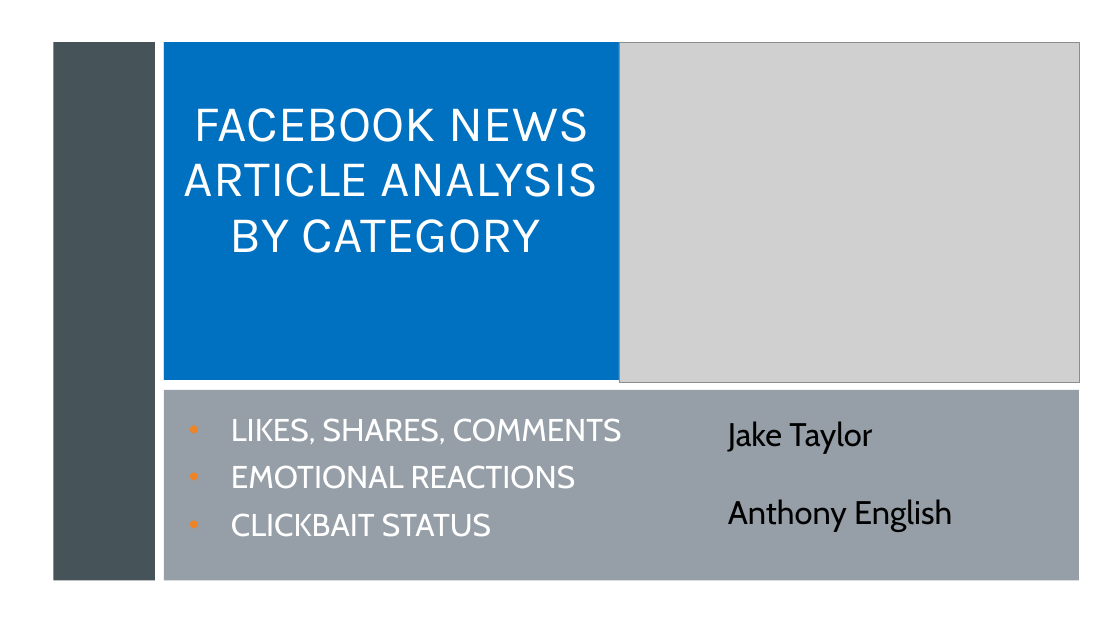
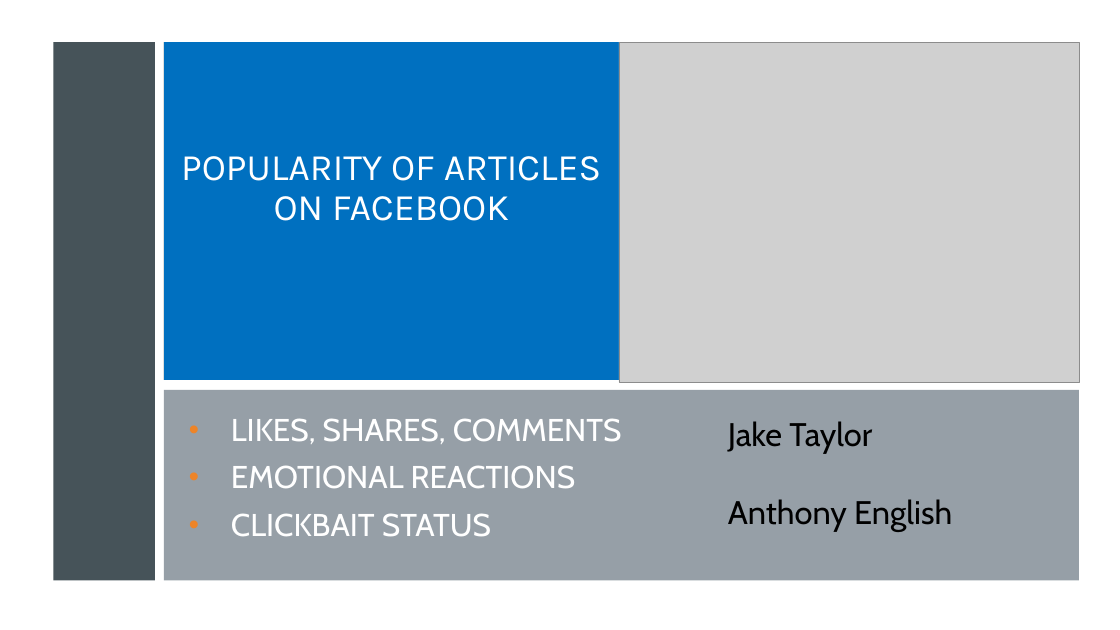
Before and after one commit to jakehtaylor/Classifying-Clickbait-Headlines, a slide deck: slide 1 of Group 9 - Facebook News Article Analysis.pptx. Drawn at 1120x630 pixels with LibreOffice and Linux fonts; fonts in the diff are those of the drawing; grey boxes stand for pictures. Boxes give left, top, right and bottom in pixels: in the first picture for what was removed or moved away, otherwise in the second. Text is boxed around its words. In the diff, an @@ line names an element or a change of style, - is before the commit and + after.

```diff
--- a/Group 9 - Facebook News Article Analysis.pptx
+++ b/Group 9 - Facebook News Article Analysis.pptx
@@ title at (181, 156, 601, 221): text changed; size 44 to 32 pt @@
-FACEBOOK NEWS ARTICLE ANALYSIS BY CATEGORY
+POPULARITY OF ARTICLES ON FACEBOOK
```
Also in this commit, not shown: 3 other slides changed, 19 other files.
